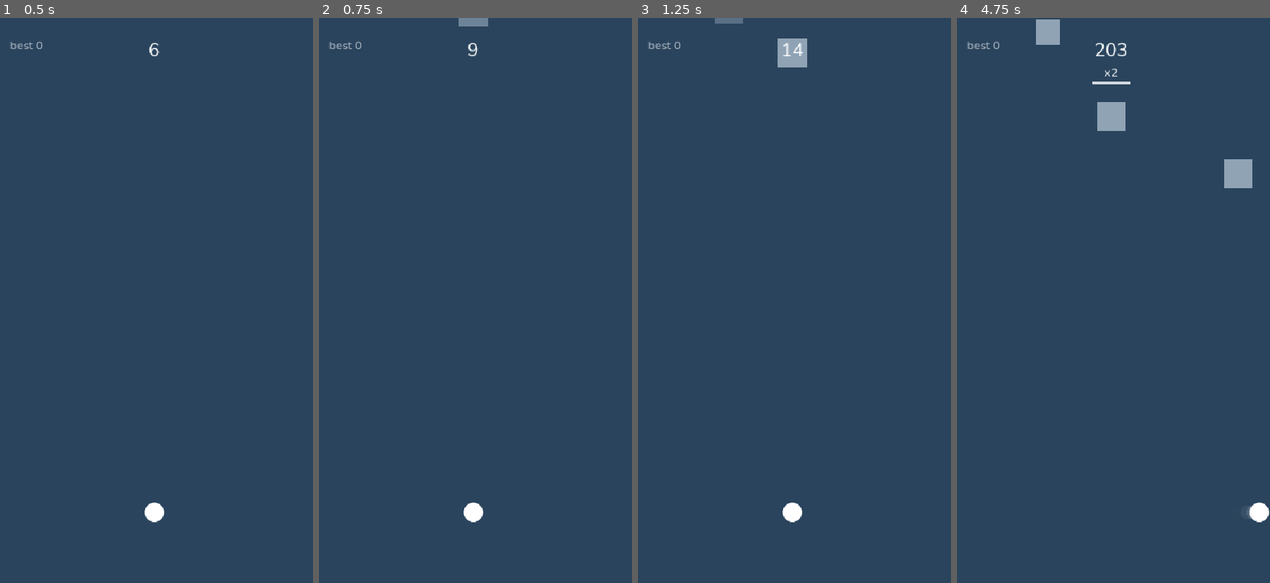
Above: before the commit, frames 1-4 (left to right).
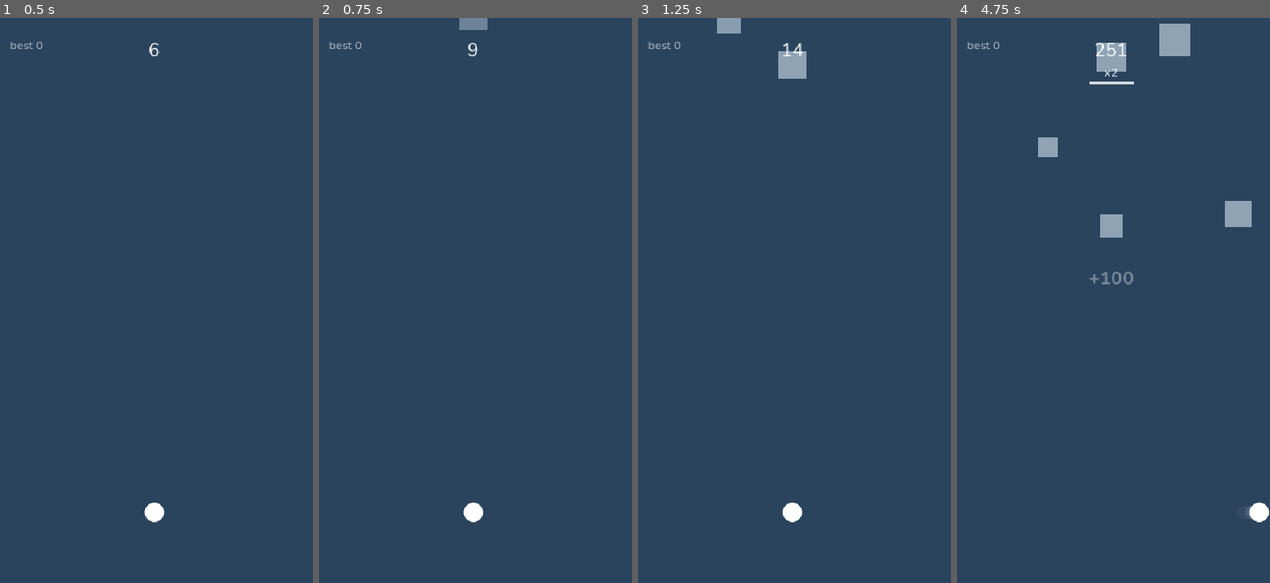
Above: after the commit, the same moments.

Repository: Coleryn/Slipstream
Game: Godot game, scene res://scenes/Main.tscn
Same seed, same stepped clock (60 frames per second), same inputs: the game is played once before the commit and once after it.
Inputs (mouse positions are in pixels of both pictures, inside the frame that each line leads up to):
- Up to frame 1 (0.5 s): no input
- Up to frame 2 (0.75 s): move the mouse to (544, 272) at 0.52 s; click (544, 272) at 0.67 s
- Up to frame 3 (1.25 s): no input
- Up to frame 4 (4.75 s): drag from (1047, 328) to (1110, 51) at 1.27 s; move the mouse to (1141, 176) at 2.02 s; click (1141, 176) at 2.17 s; drag from (1094, 413) to (1110, 68) at 2.77 s; move the mouse to (1207, 385) at 3.52 s; click (1207, 385) at 3.67 s; drag from (1016, 215) to (1191, 515) at 4.27 s

Frame 1 is identical in both runs. In frame 2, less than 0.1% of the frame differs, in the area x 44-55%, y 0-3%; in frame 3, 0.6%; in frame 4, 3.3%, in the area x 25-95%, y 0-48%.

Commit message:
M7: difficulty ramp with capped speed curve, shrinking interval and spawn fairness rule

Diff:
--- a/scenes/Main.tscn
+++ b/scenes/Main.tscn
@@ -8,18 +8,24 @@
 [ext_resource type="PackedScene" path="res://scenes/HUD.tscn" id="6_hud"]
 [ext_resource type="PackedScene" path="res://scenes/GameOver.tscn" id="7_game_over"]
 [ext_resource type="Script" path="res://scripts/FeedbackConfig.gd" id="8_feedback"]
+[ext_resource type="Script" path="res://scripts/DifficultyConfig.gd" id="9_difficulty"]
 
 [sub_resource type="Resource" id="Resource_feedback"]
 script = ExtResource("8_feedback")
 
+[sub_resource type="Resource" id="Resource_difficulty"]
+script = ExtResource("9_difficulty")
+
 [node name="Main" type="Node2D"]
 script = ExtResource("1_main")
 feedback = SubResource("Resource_feedback")
+difficulty = SubResource("Resource_difficulty")
 
 [node name="Camera" type="Camera2D" parent="."]
 position = Vector2(270, 480)
 
 [node name="Spawner" parent="." instance=ExtResource("2_spawner")]
+difficulty = SubResource("Resource_difficulty")
 
 [node name="Player" parent="." instance=ExtResource("3_player")]
 
--- /dev/null
+++ b/scripts/DifficultyConfig.gd
@@ -0,0 +1,25 @@
+class_name DifficultyConfig
+extends Resource
+
+## The difficulty curve. One instance shared by Main and the Spawner.
+
+@export_group("Speed curve")
+@export var base_speed: float = 180.0
+@export var speed_growth: float = 20.0
+@export var max_speed: float = 460.0
+
+@export_group("Spawn interval")
+@export var interval_start: float = 0.55
+@export var interval_shrink: float = 0.35
+@export var interval_min: float = 0.24
+
+@export_group("Square size")
+@export var size_growth: float = 0.25
+
+@export_group("Fairness")
+@export var player_diameter: float = 32.0
+@export var gap_margin: float = 40.0
+@export var band_padding: float = 40.0
+
+@export_group("Debug")
+@export var debug_stats: bool = false
--- a/scripts/GameState.gd
+++ b/scripts/GameState.gd
@@ -8,6 +8,7 @@
 var combo: int = 1
 var combo_time_left: float = 0.0
 var combo_window: float = 2.0
+var time: float = 0.0
 var speed: float = 0.0
 var high_score: int = 0
 var new_best: bool = false
@@ -15,6 +16,11 @@
 
 func _ready() -> void:
 	load_high_score()
+
+
+func advance_time(delta: float, base_speed: float, growth: float, speed_cap: float) -> void:
+	time += delta
+	speed = minf(base_speed + growth * sqrt(time), maxf(speed_cap, base_speed))
 
 
 func add_score(amount: float) -> void:
@@ -51,6 +57,7 @@
 
 func reset() -> void:
 	score = 0.0
+	time = 0.0
 	speed = 0.0
 	new_best = false
 	reset_combo()
--- a/scripts/Main.gd
+++ b/scripts/Main.gd
@@ -3,6 +3,7 @@
 ## Root of the game. Owns the run: scoring, crashes, death, restart.
 
 @export var feedback: FeedbackConfig
+@export var difficulty: DifficultyConfig
 
 @export_group("Scoring")
 @export_range(1.0, 200.0, 1.0) var points_per_second: float = 12.0
@@ -30,6 +31,8 @@
 func _ready() -> void:
 	if feedback == null:
 		feedback = FeedbackConfig.new()
+	if difficulty == null:
+		difficulty = DifficultyConfig.new()
 	GameState.reset()
 	_player.died.connect(_on_player_died)
 	_spawner.squares_crashed.connect(_on_squares_crashed)
@@ -38,6 +41,7 @@
 
 func _process(delta: float) -> void:
 	if not _dead:
+		GameState.advance_time(delta, difficulty.base_speed, difficulty.speed_growth, difficulty.max_speed)
 		GameState.add_score(points_per_second * delta)
 		GameState.tick_combo(delta)
 	_update_shake(delta)
--- a/scripts/Spawner.gd
+++ b/scripts/Spawner.gd
@@ -6,6 +6,8 @@
 signal squares_crashed(first: Square, second: Square)
 
 const SQUARE_SCENE: PackedScene = preload("res://scenes/Square.tscn")
+
+@export var difficulty: DifficultyConfig
 
 @export_group("Lanes")
 @export_range(1, 12, 1) var lane_count: int = 5
@@ -18,27 +20,40 @@
 @export var spawn_margin: float = 8.0
 
 @export_group("Timing")
-@export_range(0.1, 3.0, 0.05) var spawn_interval: float = 0.55
 @export_range(0.0, 1.0, 0.01) var interval_variation: float = 0.2
 
 @export_group("Crash setup")
 @export_range(0.0, 1.0, 0.01) var crash_chance: float = 0.25
+@export_range(0.2, 10.0, 0.1) var crash_max_gap: float = 3.0
 @export_range(20.0, 400.0, 5.0) var crash_speed_delta: float = 130.0
 @export_range(40.0, 400.0, 5.0) var crash_gap: float = 150.0
 
 var _pool: Array[Square] = []
 var _timer: float = 0.0
+var _interval_now: float = 0.0
+var _crash_clock: float = 0.0
+var _stats_clock: float = 0.0
 
 
 func _ready() -> void:
-	_timer = _next_interval()
+	if difficulty == null:
+		difficulty = DifficultyConfig.new()
+	_interval_now = _next_interval()
+	_timer = _interval_now
 
 
 func _process(delta: float) -> void:
+	_crash_clock += delta
+	if difficulty.debug_stats:
+		_stats_clock += delta
+		if _stats_clock >= 1.0:
+			_stats_clock -= 1.0
+			print("t=%.1fs speed=%.0f interval=%.2f" % [GameState.time, GameState.speed, _interval_now])
 	_timer -= delta
 	if _timer > 0.0:
 		return
-	_timer += _next_interval()
+	_interval_now = _next_interval()
+	_timer += _interval_now
 	_spawn()
 
 
@@ -56,7 +71,10 @@
 		if square != null and square.visible:
 			square.deactivate()
 			_pool.push_back(square)
-	_timer = _next_interval()
+	_interval_now = _next_interval()
+	_timer = _interval_now
+	_crash_clock = 0.0
+	_stats_clock = 0.0
 	set_process(true)
 
 
@@ -64,41 +82,123 @@
 	var lane_width: float = get_viewport_rect().size.x / float(lane_count)
 	var lane: int = randi_range(0, lane_count - 1)
 	var x: float = lane_width * (float(lane) + 0.5)
-	if randf() < crash_chance:
-		_spawn_crash_pair(x)
-	else:
-		_spawn_single(x)
+	var wants_crash: bool = randf() < crash_chance or _crash_clock >= crash_max_gap
+	if wants_crash and _spawn_crash_pair(x):
+		_crash_clock = 0.0
+		return
+	_spawn_single(x)
 
 
 func _spawn_single(x: float) -> void:
+	var square_size: float = _random_size()
+	var y: float = -square_size * 0.5 - spawn_margin
+	_try_place(x, y, square_size, _random_speed())
+
+
+func _spawn_crash_pair(x: float) -> bool:
+	var scale: float = _difficulty_scale()
+	var slow_size: float = _random_size()
+	var fast_size: float = _random_size()
+	var speed_lo: float = minf(min_speed, max_speed)
+	var speed_hi: float = maxf(min_speed, max_speed)
+	var slow_speed: float = randf_range(speed_lo, maxf(speed_lo, speed_hi * 0.6)) * scale
+	var slow_y: float = -slow_size * 0.5 - spawn_margin
+	if not _try_place(x, slow_y, slow_size, slow_speed):
+		return false
+	var fast_y: float = slow_y - crash_gap - fast_size * 0.5
+	_try_place(x, fast_y, fast_size, slow_speed + crash_speed_delta * scale)
+	return true
+
+
+func _try_place(x: float, y: float, square_size: float, square_speed: float) -> bool:
+	var safe_x: float = _fair_x(x, y, square_size)
+	if is_nan(safe_x):
+		return false
 	var square: Square = _acquire()
 	if square == null:
-		return
-	var square_size: float = randf_range(minf(min_size, max_size), maxf(min_size, max_size))
-	var square_speed: float = randf_range(minf(min_speed, max_speed), maxf(min_speed, max_speed))
-	_place(square, x, -square_size * 0.5 - spawn_margin, square_size, square_speed)
-
-
-func _spawn_crash_pair(x: float) -> void:
-	var slow: Square = _acquire()
-	if slow == null:
-		return
-	var fast: Square = _acquire()
-	if fast == null:
-		var fallback_size: float = randf_range(minf(min_size, max_size), maxf(min_size, max_size))
-		_place(slow, x, -fallback_size * 0.5 - spawn_margin, fallback_size, randf_range(minf(min_speed, max_speed), maxf(min_speed, max_speed)))
-		return
-	var slow_size: float = randf_range(minf(min_size, max_size), maxf(min_size, max_size))
-	var fast_size: float = randf_range(minf(min_size, max_size), maxf(min_size, max_size))
-	var slow_speed: float = randf_range(minf(min_speed, max_speed), maxf(min_speed, max_speed) * 0.6)
-	var slow_y: float = -slow_size * 0.5 - spawn_margin
-	_place(slow, x, slow_y, slow_size, slow_speed)
-	_place(fast, x, slow_y - crash_gap - fast_size * 0.5, fast_size, slow_speed + crash_speed_delta)
-
-
-func _place(square: Square, x: float, y: float, square_size: float, square_speed: float) -> void:
-	square.position = Vector2(x, y)
+		return false
+	square.position = Vector2(safe_x, y)
 	square.activate(square_size, square_speed, Square.Type.NORMAL, Palette.SQUARE_NORMAL)
+	return true
+
+
+func _fair_x(x: float, y: float, square_size: float) -> float:
+	var field_width: float = get_viewport_rect().size.x
+	var required: float = difficulty.player_diameter + difficulty.gap_margin
+	var blocked: Array[Vector2] = _blocked_intervals(y, square_size)
+	var with_candidate: Array[Vector2] = blocked.duplicate()
+	with_candidate.append(Vector2(x - square_size * 0.5, x + square_size * 0.5))
+	if _largest_gap(with_candidate, field_width) >= required:
+		return x
+	var best: Vector2 = Vector2.ZERO
+	var best_width: float = -1.0
+	for region in _free_regions(blocked, field_width):
+		var width: float = region.y - region.x
+		if width > best_width:
+			best_width = width
+			best = region
+	if best_width < square_size + required:
+		return NAN
+	return best.x + square_size * 0.5
+
+
+func _blocked_intervals(y: float, square_size: float) -> Array[Vector2]:
+	var pad: float = difficulty.band_padding
+	var top: float = y - square_size * 0.5 - pad
+	var bottom: float = y + square_size * 0.5 + pad
+	var blocked: Array[Vector2] = []
+	for node in get_children():
+		var square := node as Square
+		if square == null or not square.visible:
+			continue
+		var half: float = square.size * 0.5
+		if square.position.y + half < top or square.position.y - half > bottom:
+			continue
+		blocked.append(Vector2(square.position.x - half, square.position.x + half))
+	return blocked
+
+
+func _free_regions(blocked: Array[Vector2], field_width: float) -> Array[Vector2]:
+	var sorted: Array[Vector2] = blocked.duplicate()
+	sorted.sort_custom(func(a: Vector2, b: Vector2) -> bool: return a.x < b.x)
+	var regions: Array[Vector2] = []
+	var cursor: float = 0.0
+	for interval in sorted:
+		if interval.x > cursor:
+			regions.append(Vector2(cursor, minf(interval.x, field_width)))
+		cursor = maxf(cursor, interval.y)
+	if cursor < field_width:
+		regions.append(Vector2(cursor, field_width))
+	return regions
+
+
+func _largest_gap(blocked: Array[Vector2], field_width: float) -> float:
+	var largest: float = 0.0
+	for region in _free_regions(blocked, field_width):
+		largest = maxf(largest, region.y - region.x)
+	return largest
+
+
+func _difficulty_scale() -> float:
+	var base: float = maxf(difficulty.base_speed, 0.001)
+	return maxf(GameState.speed, base) / base
+
+
+func _random_size() -> float:
+	var mult: float = 1.0 + difficulty.size_growth * (_difficulty_scale() - 1.0)
+	return randf_range(minf(min_size, max_size), maxf(min_size, max_size)) * mult
+
+
+func _random_speed() -> float:
+	return randf_range(minf(min_speed, max_speed), maxf(min_speed, max_speed)) * _difficulty_scale()
+
+
+func _next_interval() -> float:
+	var t: float = maxf(GameState.time, 0.0)
+	var curve: float = difficulty.interval_start / (1.0 + difficulty.interval_shrink * sqrt(t))
+	var interval: float = maxf(curve, difficulty.interval_min)
+	var jitter: float = interval * interval_variation
+	return maxf(interval + randf_range(-jitter, jitter), 0.05)
 
 
 func _acquire() -> Square:
@@ -132,8 +232,3 @@
 		return
 	square.deactivate()
 	_pool.push_back(square)
-
-
-func _next_interval() -> float:
-	var jitter: float = spawn_interval * interval_variation
-	return maxf(spawn_interval + randf_range(-jitter, jitter), 0.05)
Not shown: 1 places in scenes/Main.tscn that only renumber resources
Not shown, added: scripts/DifficultyConfig.gd.uid
